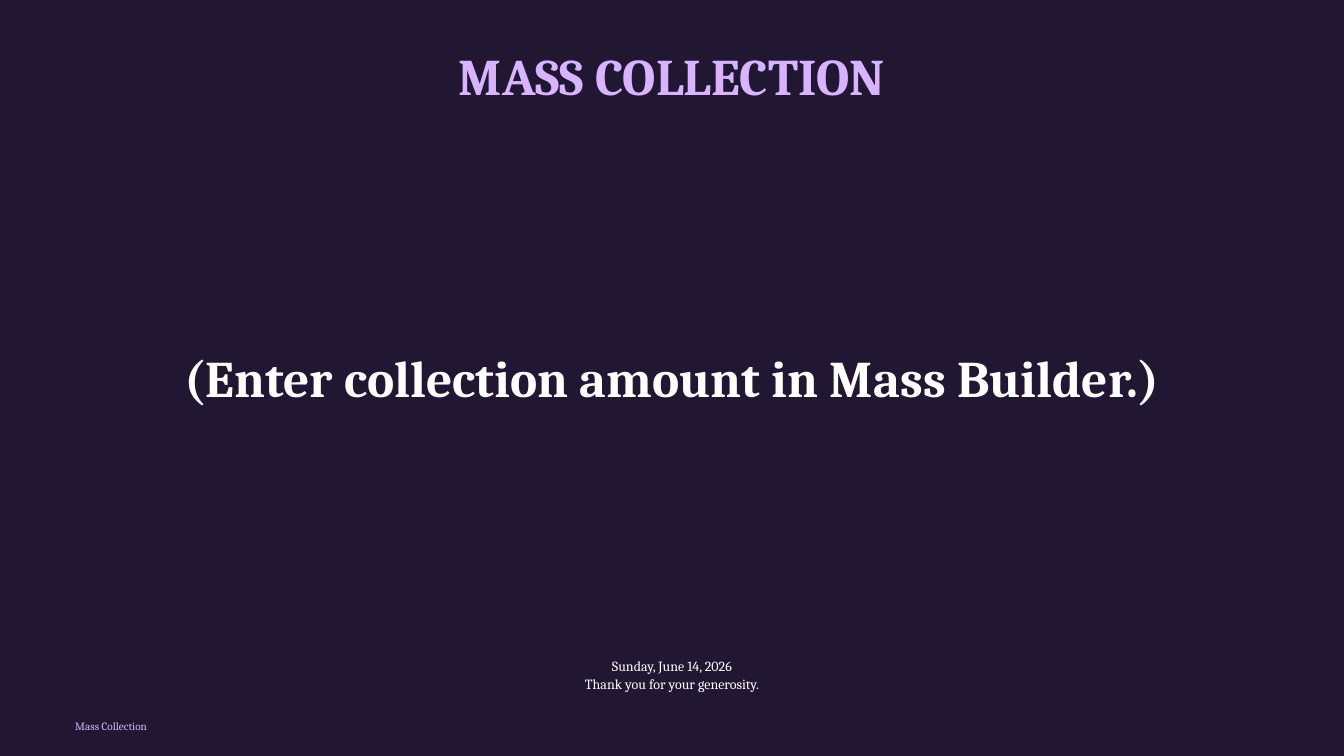
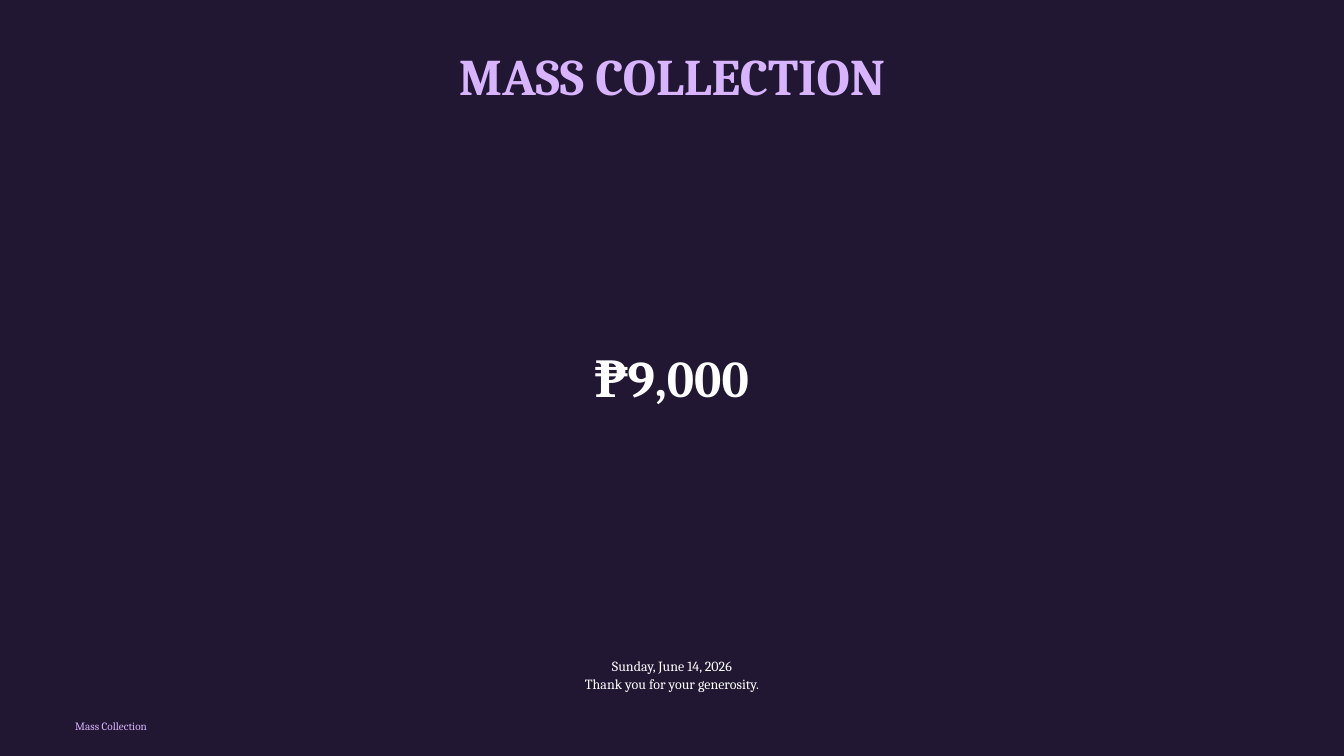
Before and after one commit to divinogabriel9/verbum, a slide deck: slide 68 of outputs/GFCC21Jun2026_12thSundayinOrdinaryTime.pptx. Drawn at 1344x756 pixels with LibreOffice and Linux fonts; fonts in the diff are those of the drawing. Boxes give left, top, right and bottom in pixels: in the first picture for what was removed or moved away, otherwise in the second. Text is boxed around its words. In the diff, an @@ line names an element or a change of style, - is before the commit and + after.

```diff
--- a/outputs/GFCC21Jun2026_12thSundayinOrdinaryTime.pptx
+++ b/outputs/GFCC21Jun2026_12thSundayinOrdinaryTime.pptx
@@ text at (628,362,749,404): text changed @@
-(Enter collection amount in Mass Builder.)
+₱9,000
```
Also in this commit, not shown: 9 other slides changed, 1 slide added, 9 other files.
